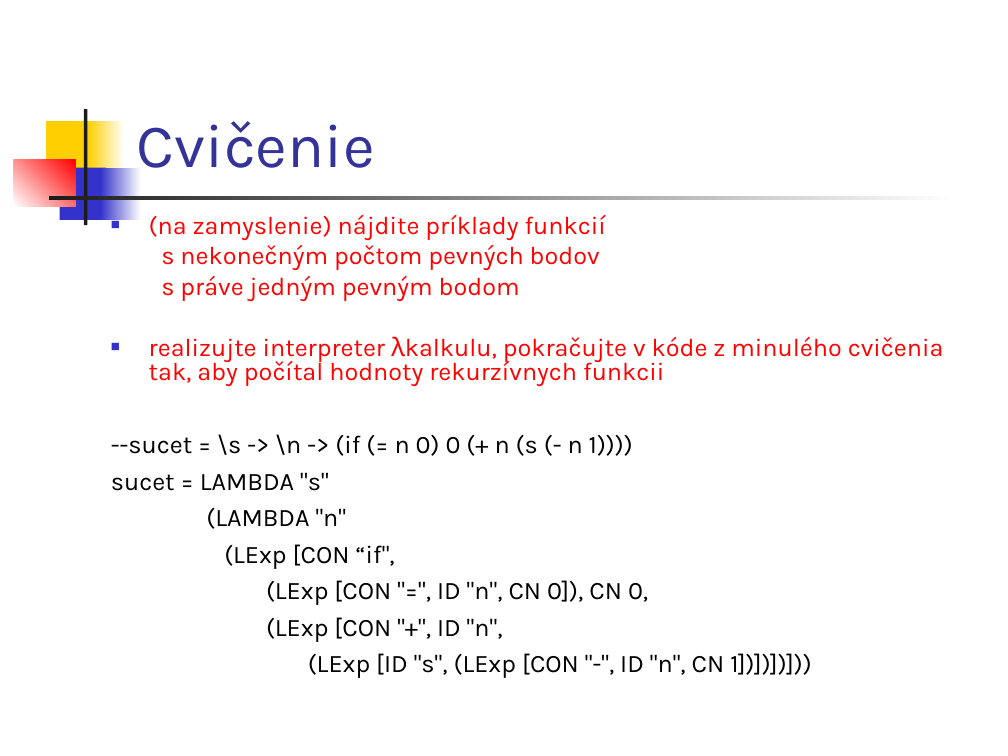
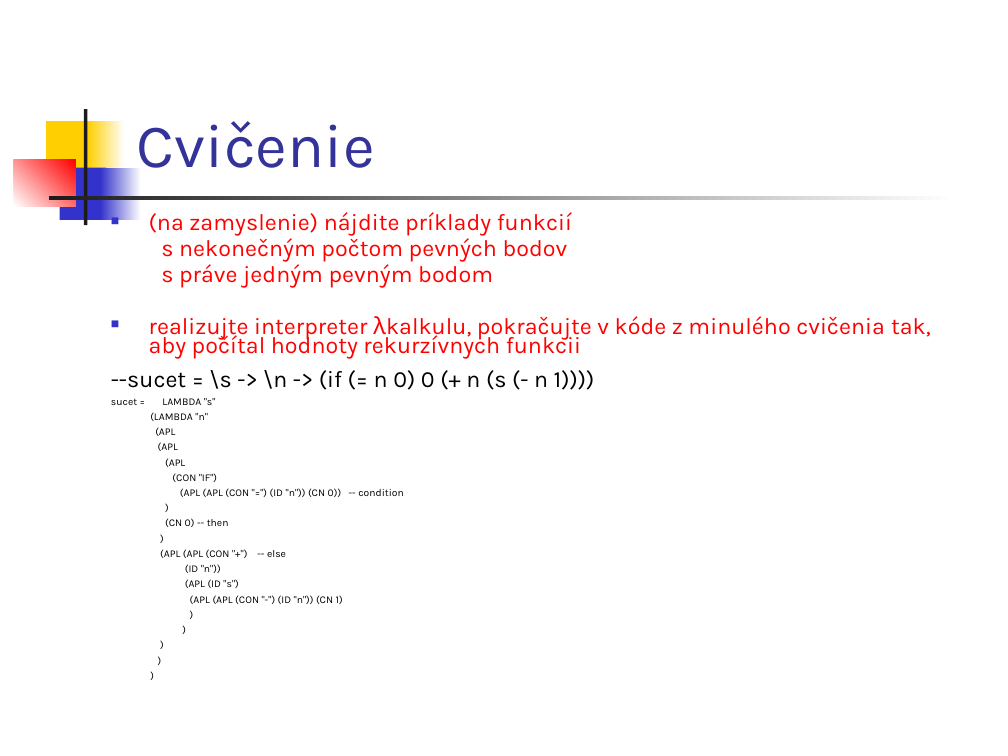
Before and after one commit to Funkcionalne/Prednasky, a slide deck: slide 22 of 06/06_fpro.ppt (slide 32 before the commit). Drawn at 1008x756 pixels with LibreOffice and Linux fonts; fonts in the diff are those of the drawing. Boxes give left, top, right and bottom in pixels: in the first picture for what was removed or moved away, otherwise in the second. Text is boxed around its words. In the diff, an @@ line names an element or a change of style, - is before the commit and + after.

```diff
--- a/06/06_fpro.ppt
+++ b/06/06_fpro.ppt
@@ text at (x1=111, y1=212, x2=931, y2=421): size 18 to 16.6 pt in "(na zamyslenie) nájdite príklady funkcií", "s nekonečným počtom pevných bodov", "s práve jedným pevným bodom", "realizujte interpreter λkalkulu, pokračujte v kóde z ..." and 1 more places; size 18 to 7.4 pt in "sucet = LAMBDA "s"", "(LAMBDA "n""; line spacing 0.8 to 0.7; less space between paragraphs @@
@@ text at (x1=155, y1=427, x2=403, y2=604): text changed; size 18 to 7.4 pt @@
-(LExp [CON “if",
-(LExp [CON "=", ID "n", CN 0]), CN 0,
-(LExp [CON "+", ID "n",
-(LExp [ID "s", (LExp [CON "-", ID "n", CN 1])])])]))
+(APL
+(APL
+(APL
+(CON "IF")
+(APL (APL (CON "=") (ID "n")) (CN 0)) -- condition
+)
+(CN 0) -- then
+)
+(APL (APL (CON "+") -- else
+(ID "n"))
+(APL (ID "s")
+(APL (APL (CON "-") (ID "n")) (CN 1)
+)
+)
+)
+)
+)
```
Also in this commit, not shown: 8 other slides changed, 8 slides removed, 1 other file.
